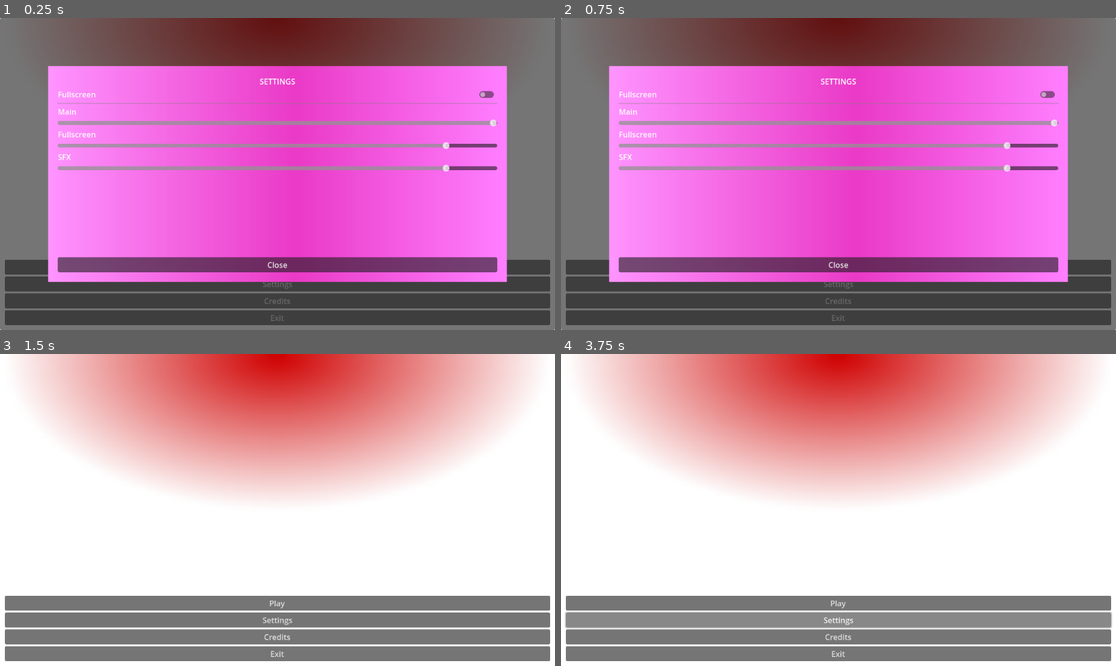
Above: before the commit, frames 1-4 (two rows, left to right).
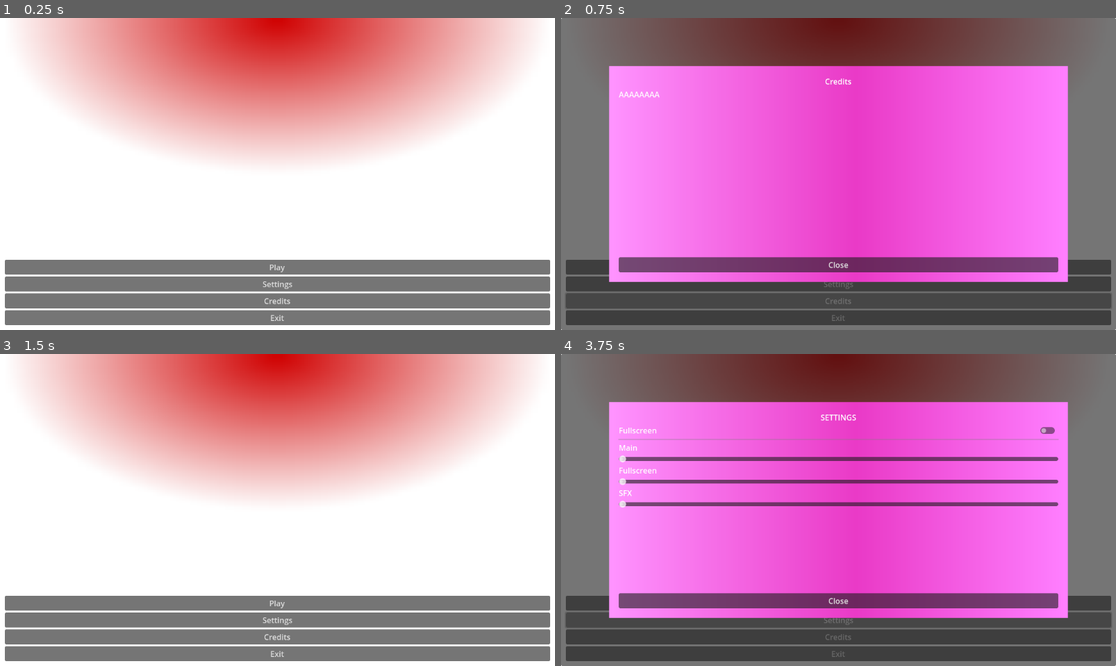
Above: after the commit, the same moments.

Repository: Garlic-Games/godot-folder-template
Game: Godot game, scene res://Scenes/main_menu.tscn
Same seed, same stepped clock (60 frames per second), same inputs: the game is played once before the commit and once after it. The project has no main scene, so this scene is started directly.
Inputs:
- Up to frame 1 (0.25 s): no input
- Up to frame 2 (0.75 s): click "Credits" at 0.5 s
- Up to frame 3 (1.5 s): click "Play" at 1.25 s
- Up to frame 4 (3.75 s): click "Play" at 2 s; click "Play" at 2.75 s; click "Settings" at 3.5 s

The runs differ from the first frame. In frame 1, 100% of the frame differs, in the area x 0-100%, y 0-100%; in frame 2, 3.8%; in frame 3, nothing differs; in frame 4, 100%.
Error after the commit: Parse Error: Class "Settings" hides a global script class. (res://scripts/main_menu/settings.gd:1)

Commit message:
Fixed folder crazyness

Diff:
--- /dev/null
+++ b/Prefabs/stream_utilities/button_group_sound_when_signal.tscn
@@ -0,0 +1,9 @@
+[gd_scene load_steps=3 format=3 uid="uid://dk0dddmpl201"]
+
+[ext_resource type="AudioStream" uid="uid://cwruydldwsdg3" path="res://art/sounds/main_menu/click.wav" id="1_dil86"]
+[ext_resource type="Script" path="res://scripts/streams/button_group_sound_when_signal.gd" id="2_u0cxn"]
+
+[node name="button_group_sound_when_signal" type="AudioStreamPlayer"]
+stream = ExtResource("1_dil86")
+bus = &"SFX"
+script = ExtResource("2_u0cxn")
--- a/Scenes/main_menu.tscn
+++ b/Scenes/main_menu.tscn
@@ -1,8 +1,10 @@
-[gd_scene load_steps=10 format=3 uid="uid://c0kysbw474wqn"]
+[gd_scene load_steps=12 format=3 uid="uid://c0kysbw474wqn"]
 
 [ext_resource type="Script" path="res://scripts/main_menu/main_menu.gd" id="1_7w5a6"]
 [ext_resource type="Script" path="res://scripts/main_menu/settings.gd" id="2_norup"]
-[ext_resource type="AudioStream" uid="uid://dny66k8gw1dwu" path="res://art/music/Intro options screen .mp3" id="3_hng3u"]
+[ext_resource type="AudioStream" uid="uid://dny66k8gw1dwu" path="res://art/music/main_menu/Intro options screen .mp3" id="3_hng3u"]
+[ext_resource type="Script" path="res://scripts/main_menu/credits.gd" id="3_q8u6c"]
+[ext_resource type="PackedScene" uid="uid://dk0dddmpl201" path="res://prefabs/stream_utilities/button_group_sound_when_signal.tscn" id="4_nwlex"]
 
 [sub_resource type="Gradient" id="Gradient_fm03v"]
 colors = PackedColorArray(0.815686, 0, 0, 1, 1, 1, 1, 1)
@@ -72,6 +74,7 @@
 
 [node name="SettingsMenu" type="PanelContainer" parent="."]
 unique_name_in_owner = true
+visible = false
 anchors_preset = 15
 anchor_right = 1.0
 anchor_bottom = 1.0
@@ -171,12 +174,12 @@
 
 [node name="Credits" type="PanelContainer" parent="."]
 unique_name_in_owner = true
-visible = false
 anchors_preset = 15
 anchor_right = 1.0
 anchor_bottom = 1.0
 grow_horizontal = 2
 grow_vertical = 2
+script = ExtResource("3_q8u6c")
 
 [node name="CreditsMargin" type="MarginContainer" parent="Credits"]
 layout_mode = 2
@@ -220,8 +223,19 @@
 autoplay = true
 bus = &"Music"
 
+[node name="ButtonSounds" type="Node" parent="."]
+
+[node name="ButtonsMouseEnteredSound" parent="ButtonSounds" instance=ExtResource("4_nwlex")]
+button_group_name = "MenuButtons"
+signal_name = "mouse_entered"
+
+[connection signal="pressed" from="MainContainer/MainMargin/Buttons/Settings" to="." method="open_settings"]
+[connection signal="pressed" from="MainContainer/MainMargin/Buttons/Credits" to="." method="open_credits"]
+[connection signal="pressed" from="MainContainer/MainMargin/Buttons/Exit" to="." method="close_game"]
 [connection signal="toggled" from="SettingsMenu/SettingsMargin/SettingsPadding/Buttons/FullscreenRow/FullscreenToggle" to="SettingsMenu" method="_on_fullscreen_toggle_toggled"]
 [connection signal="value_changed" from="SettingsMenu/SettingsMargin/SettingsPadding/Buttons/MasterVolumeRow/MasterSlider" to="SettingsMenu" method="_on_master_slider_value_changed"]
 [connection signal="value_changed" from="SettingsMenu/SettingsMargin/SettingsPadding/Buttons/MusicVolumeRow/MusicSlider" to="SettingsMenu" method="_on_music_slider_value_changed"]
 [connection signal="value_changed" from="SettingsMenu/SettingsMargin/SettingsPadding/Buttons/SFXVolumeRow2/SFXSlider" to="SettingsMenu" method="_on_sfx_slider_value_changed"]
 [connection signal="pressed" from="SettingsMenu/SettingsMargin/SettingsPadding/Buttons/Close" to="SettingsMenu" method="_on_close_pressed"]
+[connection signal="meta_clicked" from="Credits/CreditsMargin/CreditsPadding/Content/RichTextLabel" to="Credits" method="open_link"]
+[connection signal="pressed" from="Credits/CreditsMargin/CreditsPadding/Content/Close" to="Credits" method="_on_back_pressed"]
--- /dev/null
+++ b/Scripts/main_menu/credits.gd
@@ -0,0 +1,13 @@
+extends PanelContainer
+
+signal credits_closed;
+
+func _ready():
+	hide();
+
+func open_link(link: String) -> void:
+	OS.shell_open(link);
+
+func _on_back_pressed() -> void:
+	hide();
+	credits_closed.emit();
--- a/Scripts/main_menu/main_menu.gd
+++ b/Scripts/main_menu/main_menu.gd
@@ -4,7 +4,6 @@
 @onready var credits: PanelContainer = %Credits
 
 func start_game() -> void:
-
 	pass
 
 func open_settings() -> void:
@@ -12,3 +11,6 @@
 
 func open_credits() -> void:
 	credits.show();
+
+func close_game() -> void:
+	get_tree().quit();
--- a/Scripts/main_menu/settings.gd
+++ b/Scripts/main_menu/settings.gd
@@ -1,3 +1,5 @@
+class_name Settings;
+
 extends PanelContainer
 
 @onready var master_slider = %MasterSlider;
@@ -8,12 +10,22 @@
 var music_index = AudioServer.get_bus_index("Music");
 var sfx_index = AudioServer.get_bus_index("SFX");
 
+signal options_opened;
 signal options_closed;
 
 func _ready() -> void:
 	master_slider.value = db_to_linear(master_index);
 	music_slider.value = db_to_linear(music_index);
 	sfx_slider.value = db_to_linear(sfx_index);
+	hide();
+
+func open() -> void:
+	show();
+	options_opened.emit();
+
+func close():
+	hide();
+	options_closed.emit();
 
 func _on_master_slider_value_changed(value: float) -> void:
 	AudioServer.set_bus_volume_db(master_index, linear_to_db(value));
@@ -23,10 +35,6 @@
 
 func _on_sfx_slider_value_changed(value: float) -> void:
 	AudioServer.set_bus_volume_db(sfx_index, linear_to_db(value));
-
-func _on_close_pressed():
-	hide();
-	options_closed.emit();
 
 func _on_fullscreen_toggle_toggled(toggled_on):
 	var window = get_window();
--- /dev/null
+++ b/Scripts/streams/button_group_sound_when_signal.gd
@@ -0,0 +1,8 @@
+extends AudioStreamPlayer
+
+@export var button_group_name: String;
+@export var signal_name: String;
+
+# Called when the node enters the scene tree for the first time.
+func _ready():
+	get_tree().call_group(button_group_name, "connect", signal_name, play);
Not shown, removed: Art/Music/Intro options screen .mp3.import
Not shown, added: Art/Music/main_menu/Intro options screen .mp3.import
Not shown, added: Art/Sounds/main_menu/click.wav.import
Not shown, added: Art/Music/main_menu/Intro options screen .mp3
Not shown, added: Art/Sounds/main_menu/click.wav
Not shown, removed: Scripts/.gitkeep
